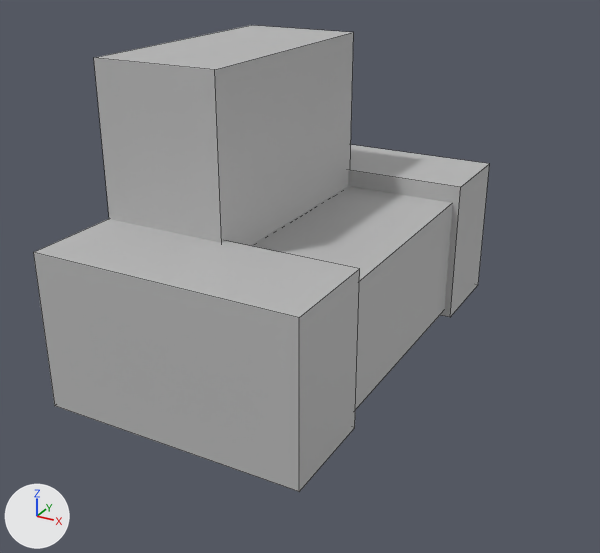
The FBX model Assets/Meshes/Attic/FBX_Sofa_001.fbx: old version first, new version second.
Rendered twice from a 50 mm camera at (2.51, -4.51, 2.72) aimed at (0.17, -0.26, 0.59). The axes (+X, +Y, +Z) are drawn at lower left. The lights are the same throughout. The first picture is the older version. Mesh edges are drawn as thin lines. Where no turn or scale is listed for an object, it has been applied to the vertices.

Names of what the first picture shows: 'SM_Sofa_001'.
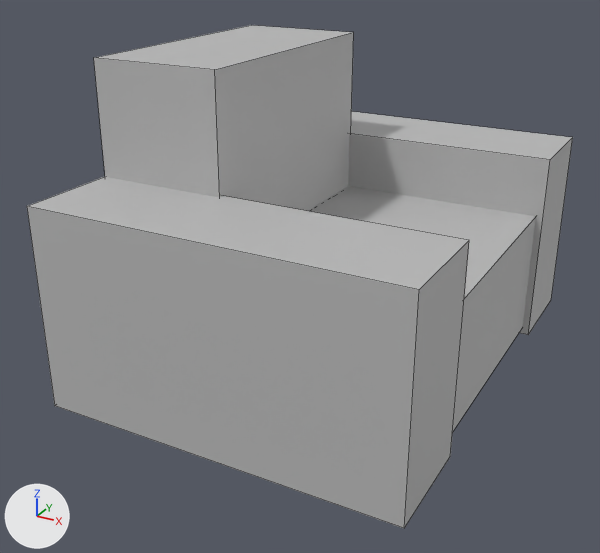
The newer file is also rescaled (x2.0) as a whole; pictures and numbers use the older file's frame.

Where the change shows, as pixel boxes [x1, y1, x2, y2] in the pictures (600 x 553 px; the box of a moved part takes in the faces that stretch with it):
'SM_Sofa_001', reshaped (20% wider, 8% taller)
    before: [33, 25, 489, 492]
    after: [27, 25, 573, 528]
part 1 of me_mesh, moved or reshaped
    before: [33, 219, 360, 492]
    after: [27, 177, 469, 528]
part 2 of me_mesh, moved or reshaped
    before: [348, 145, 489, 317]
    after: [348, 112, 573, 335]
part 3 of me_mesh, moved or reshaped
    before: [250, 186, 453, 410]
    after: [308, 186, 536, 431]

The change, as a diff of the scene's bpy script:
```diff
--- a/Assets/Meshes/Attic/FBX_Sofa_001.fbx.py
+++ b/Assets/Meshes/Attic/FBX_Sofa_001.fbx.py
@@ me_mesh @@
 # used by ob_sm_sofa_001; location = (0.0, 0.0, 0.0)
 # before: 16 (0.79, -0.84, 0.05), 17 (0.79, 0.96, 0.05), 18 (0.79, -0.84, 0.87), 19 (0.79, 0.96, 0.87)
-me_mesh.from_pydata(...)  # 32 vertices, 24 faces; spans x -0.84..0.84, y -1.47..1.47, z 0.0..1.96
+me_mesh.from_pydata(...)  # 32 vertices, 24 faces; spans x -0.84..1.41, y -1.47..1.47, z 0.0..1.96
+# me_mesh part 1: the loose piece of 8 vertices spanning x -0.84..0.84, y -1.47..-0.81, z 0.0..0.99 is scaled about its middle by (1.34, 1, 1.27), then moved by (0.29, 0.0, 0.13)
+# me_mesh part 2: the loose piece of 8 vertices spanning x -0.84..0.84, y 0.81..1.47, z 0.0..0.99 is scaled about its middle by (1.34, 1, 1.27), then moved by (0.29, 0.0, 0.13)
+# me_mesh part 3
+for i in [*range(16, 20)]: me_mesh.vertices[i].co += Vector((0.57, 0.0, 0.0))
 me_mesh.materials.append(mat_m_sofa_002)
```
